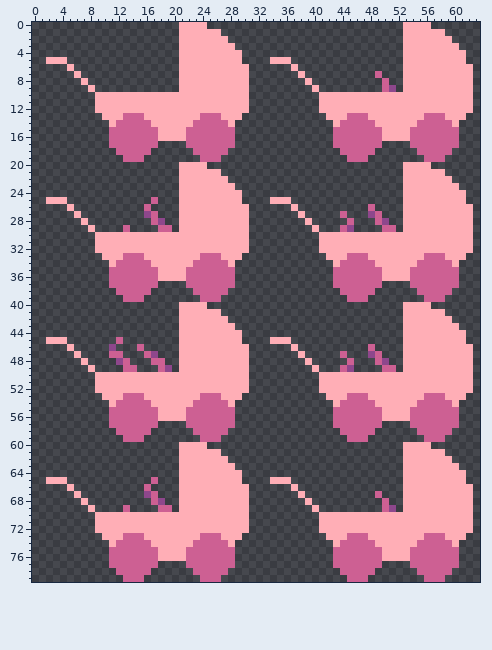
Edited in one commit: sprite sheet (Assets/Sprites/ld46-babystroller.png). Above is the file before it was changed.
The file is 64x80 pixels.
Once edited:
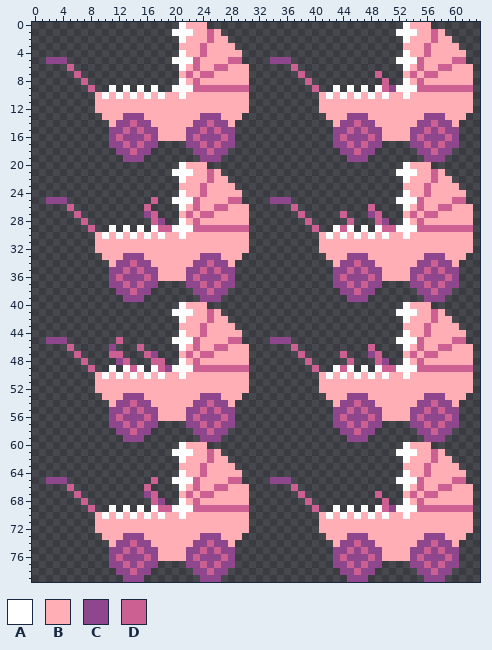
Palette (. is transparent): A #ffffff  B #ffaeb6  C #8e478c  D #cd6093
Difference:
Changed rows in their new state; - is an unchanged pixel.
first column x 2:
 0 -------------------A-------------------------------A---------
 1 ------------------AAA--D--------------------------AAA--D-----
 2 -------------------A---D---------------------------A---D-----
 3 ----------------------D-------------------------------D------
 4 -------------------A--D----------------------------A--D------
 5 CCC---------------AAAD----DD----CCC---------------AAAD----DD-
 6 ---D---------------A-D--DD---------D---------------A-D--DD---
 7 ----D---------------D-DD------------D---------------D-DD-----
 8 -----D-------------A-D---------------D-------------A-D-------
 9 ------D--A-A-A-A--AAADDDDDDDD---------D--A-A-A-A--AAADDDDDDDD
10 --------A-A-A-A-A--A--------------------A-A-A-A-A--A---------
13 -----------CCC--------CCC------------------CCC--------CCC----
14 ----------CC-CC------CC-CC----------------CC-CC------CC-CC---
15 ---------CC-C-CC----CC-C-CC--------------CC-C-CC----CC-C-CC--
16 ---------C-CCC-C----C-CCC-C--------------C-CCC-C----C-CCC-C--
17 ---------CC-C-CC----CC-C-CC--------------CC-C-CC----CC-C-CC--
18 ----------CC-CC------CC-CC----------------CC-CC------CC-CC---
19 -----------CCC--------CCC------------------CCC--------CCC----
20 -------------------A-------------------------------A---------
21 ------------------AAA--D--------------------------AAA--D-----
22 -------------------A---D---------------------------A---D-----
23 ----------------------D-------------------------------D------
24 -------------------A--D----------------------------A--D------
25 CCC---------------AAAD----DD----CCC---------------AAAD----DD-
26 ---D---------------A-D--DD---------D---------------A-D--DD---
27 ----D---------------D-DD------------D---------------D-DD-----
28 -----D-------------A-D---------------D-------------A-D-------
29 ------D--A-A-A-A--AAADDDDDDDD---------D--A-A-A-A--AAADDDDDDDD
30 --------A-A-A-A-A--A--------------------A-A-A-A-A--A---------
33 -----------CCC--------CCC------------------CCC--------CCC----
34 ----------CC-CC------CC-CC----------------CC-CC------CC-CC---
35 ---------CC-C-CC----CC-C-CC--------------CC-C-CC----CC-C-CC--
36 ---------C-CCC-C----C-CCC-C--------------C-CCC-C----C-CCC-C--
37 ---------CC-C-CC----CC-C-CC--------------CC-C-CC----CC-C-CC--
38 ----------CC-CC------CC-CC----------------CC-CC------CC-CC---
39 -----------CCC--------CCC------------------CCC--------CCC----
40 -------------------A-------------------------------A---------
41 ------------------AAA--D--------------------------AAA--D-----
42 -------------------A---D---------------------------A---D-----
43 ----------------------D-------------------------------D------
44 -------------------A--D----------------------------A--D------
45 CCC---------------AAAD----DD----CCC---------------AAAD----DD-
46 ---D---------------A-D--DD---------D---------------A-D--DD---
47 ----D---------------D-DD------------D---------------D-DD-----
48 -----D-------------A-D---------------D-------------A-D-------
49 ------D--A-A-A-A--AAADDDDDDDD---------D--A-A-A-A--AAADDDDDDDD
50 --------A-A-A-A-A--A--------------------A-A-A-A-A--A---------
53 -----------CCC--------CCC------------------CCC--------CCC----
54 ----------CC-CC------CC-CC----------------CC-CC------CC-CC---
55 ---------CC-C-CC----CC-C-CC--------------CC-C-CC----CC-C-CC--
56 ---------C-CCC-C----C-CCC-C--------------C-CCC-C----C-CCC-C--
57 ---------CC-C-CC----CC-C-CC--------------CC-C-CC----CC-C-CC--
58 ----------CC-CC------CC-CC----------------CC-CC------CC-CC---
59 -----------CCC--------CCC------------------CCC--------CCC----
60 -------------------A-------------------------------A---------
61 ------------------AAA--D--------------------------AAA--D-----
62 -------------------A---D---------------------------A---D-----
63 ----------------------D-------------------------------D------
64 -------------------A--D----------------------------A--D------
65 CCC---------------AAAD----DD----CCC---------------AAAD----DD-
66 ---D---------------A-D--DD---------D---------------A-D--DD---
67 ----D---------------D-DD------------D---------------D-DD-----
68 -----D-------------A-D---------------D-------------A-D-------
69 ------D--A-A-A-A--AAADDDDDDDD---------D--A-A-A-A--AAADDDDDDDD
70 --------A-A-A-A-A--A--------------------A-A-A-A-A--A---------
73 -----------CCC--------CCC------------------CCC--------CCC----
74 ----------CC-CC------CC-CC----------------CC-CC------CC-CC---
75 ---------CC-C-CC----CC-C-CC--------------CC-C-CC----CC-C-CC--
76 ---------C-CCC-C----C-CCC-C--------------C-CCC-C----C-CCC-C--
77 ---------CC-C-CC----CC-C-CC--------------CC-C-CC----CC-C-CC--
78 ----------CC-CC------CC-CC----------------CC-CC------CC-CC---
79 -----------CCC--------CCC------------------CCC--------CCC----
Changed places in both pictures, as pixel boxes (x1, y1, x2, y2):
changed: (46, 22, 473, 582)
